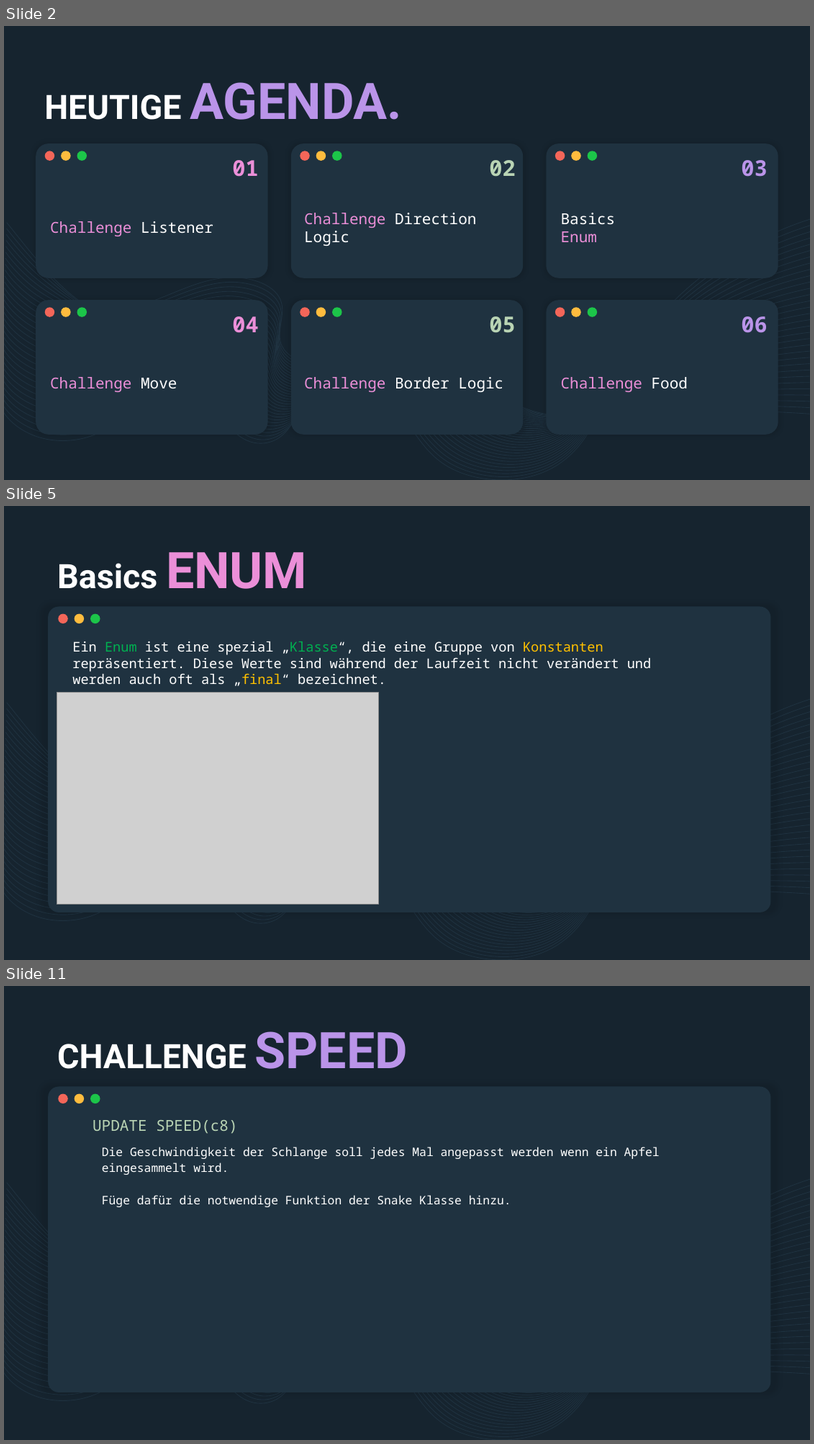
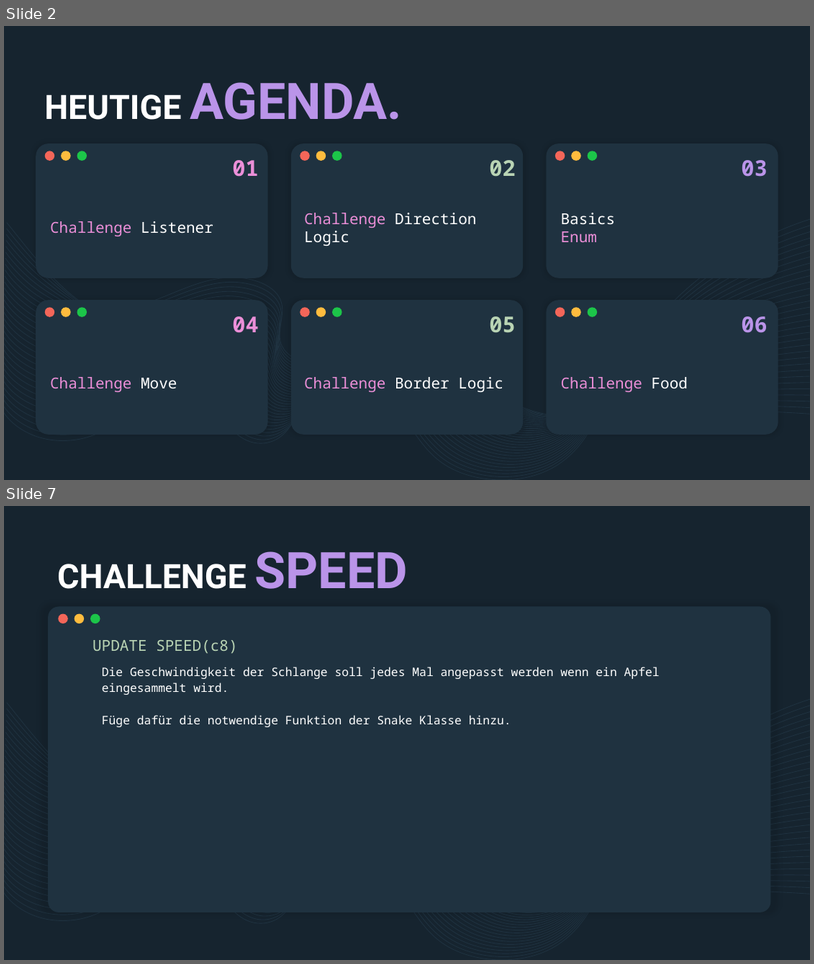
Before and after one commit to derech1e/python-beginner-course, a slide deck: 008/lesson_8.pptx. Shown one above the other, each under a label of ours: slides 2, 5 and 11 before the commit, slides 2 and 7 after it; the slides between them are not shown. The pictures are 814x1444 and 814x964 pixels, drawn with LibreOffice and Linux fonts; fonts in the diff are those of the drawing; grey boxes stand for pictures. Boxes give left, top, right and bottom in pixels: in the first picture for what was removed or moved away, otherwise in the second. Text is boxed around its words. In the diff, an @@ line names an element or a change of style, - is before the commit and + after.

```diff
--- a/008/lesson_8.pptx
+++ b/008/lesson_8.pptx
@@ slide 5 removed at <box>4,506,810,960</box>, background #16242F; not listed: 36 template elements that a slide beside it also shows @@
@@ title removed at <box>57,552,307,589</box> @@
-Basics ENUM
@@ text removed at <box>72,641,652,686</box> @@
-Ein Enum ist eine spezial „Klasse“, die eine Gruppe von Konstanten repräsentiert. Diese Werte sind während der Laufzeit nicht verändert und werden auch oft als „final“ bezeichnet.
@@ picture removed at <box>57,692,379,905</box> @@
@@ what was slide 11 is now slide 7 @@
```
Also in this commit, not shown: 2 slides changed, 2 slides added, 5 other slides removed, 8 other files.
